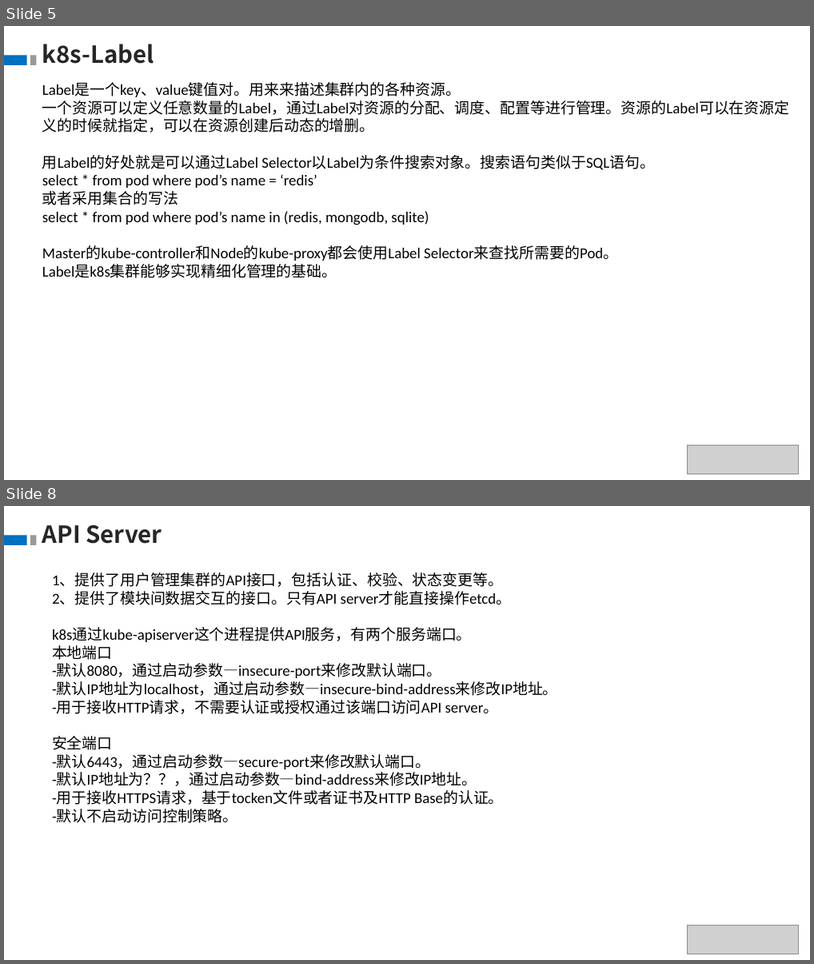
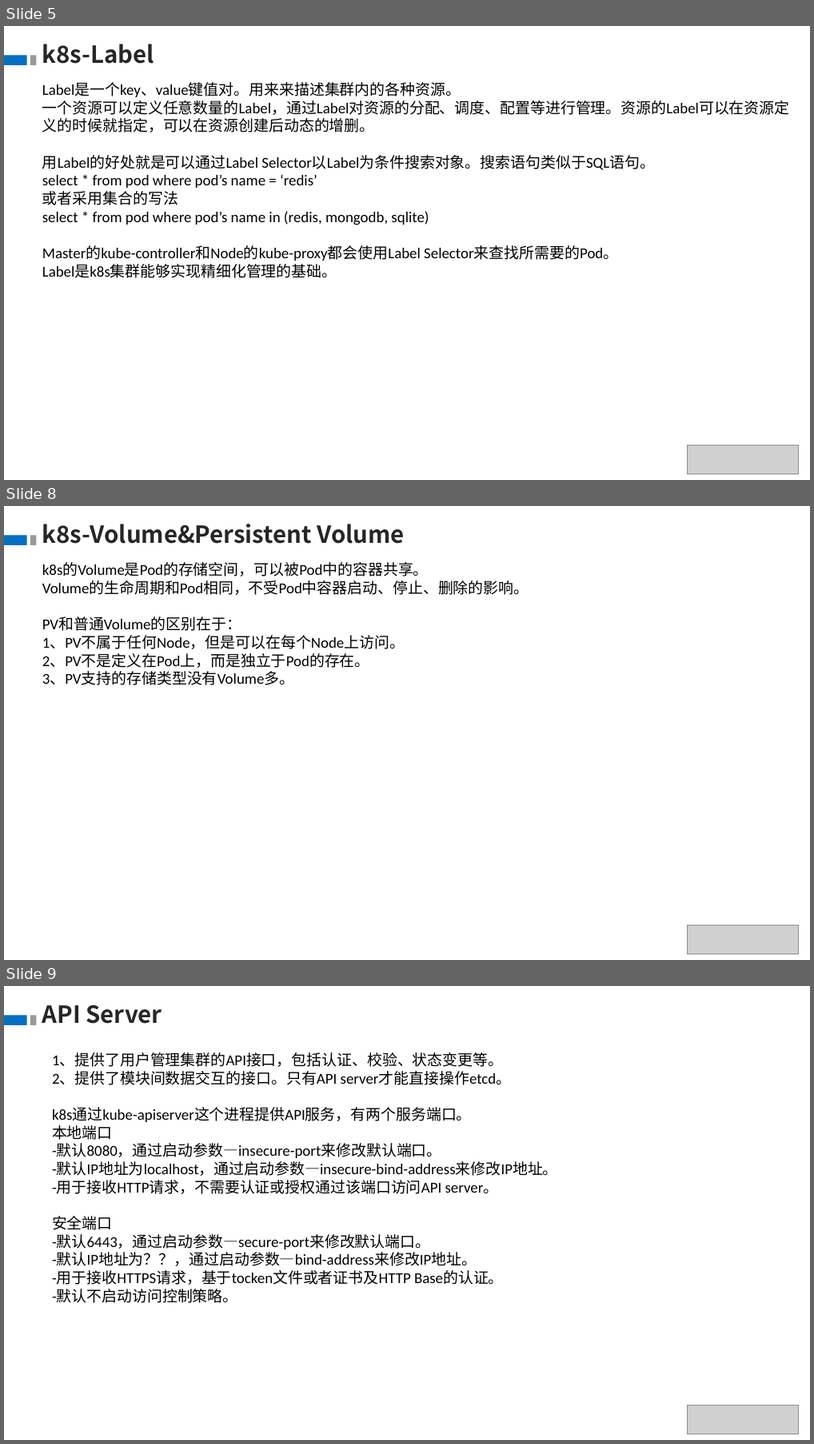
Before and after one commit to theDEADpool/data_structure, a slide deck: k8s.pptx. Shown one above the other, each under a label of ours: slides 5 and 8 before the commit, slides 5, 8 and 9 after it; the slides between them are not shown. The pictures are 814x964 and 814x1444 pixels, drawn with LibreOffice and Linux fonts; fonts in the diff are those of the drawing; grey boxes stand for pictures. Boxes give left, top, right and bottom in pixels: in the first picture for what was removed or moved away, otherwise in the second. Text is boxed around its words. In the diff, an @@ line names an element or a change of style, - is before the commit and + after.

```diff
--- a/k8s.pptx
+++ b/k8s.pptx
@@ slide 8 added at bbox=[4, 506, 810, 960], background #FFFFFF @@
@@ text added at bbox=[42, 524, 405, 544], 28 pt, text #262626, bold @@
+k8s-Volume&Persistent Volume
@@ rectangle added at bbox=[4, 535, 27, 545], fill #0070C0 @@
@@ rectangle added at bbox=[30, 535, 36, 545], fill #999999 @@
@@ text added at bbox=[42, 563, 530, 685], 18 pt, text #000000 @@
+k8s的Volume是Pod的存储空间，可以被Pod中的容器共享。
+Volume的生命周期和Pod相同，不受Pod中容器启动、停止、删除的影响。
+PV和普通Volume的区别在于：
+1、PV不属于任何Node，但是可以在每个Node上访问。
+2、PV不是定义在Pod上，而是独立于Pod的存在。
+3、PV支持的存储类型没有Volume多。
@@ picture added at bbox=[687, 925, 799, 954] @@
@@ what was slide 8 is now slide 9 @@
```
Also in this commit, not shown: 3 slides changed.
